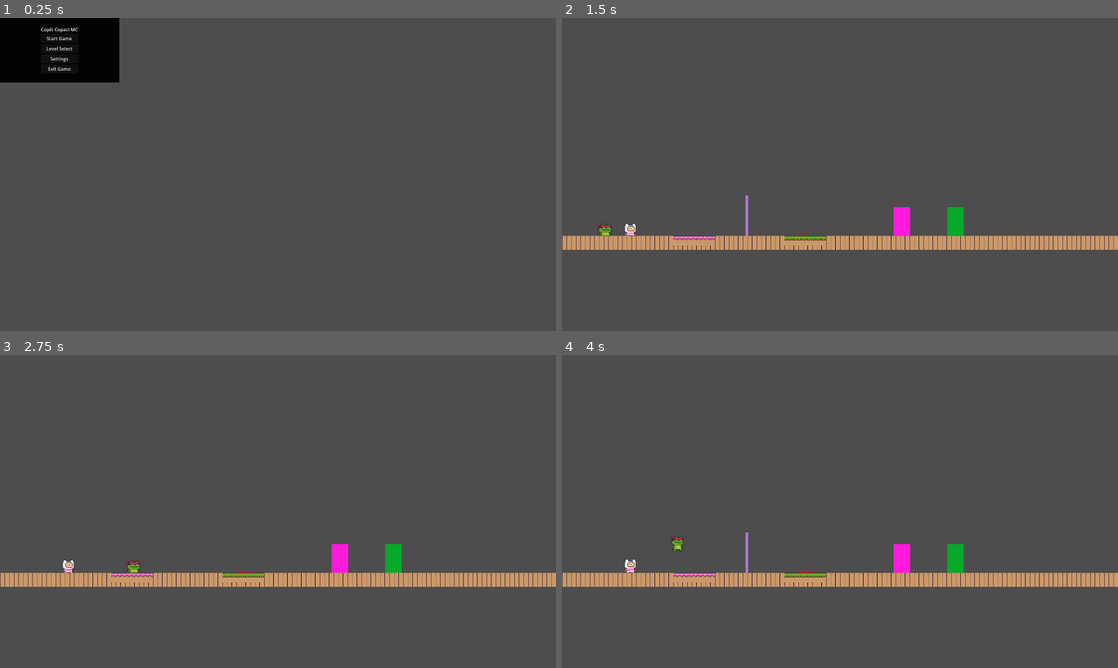
Above: before the commit, frames 1-4 (two rows, left to right).
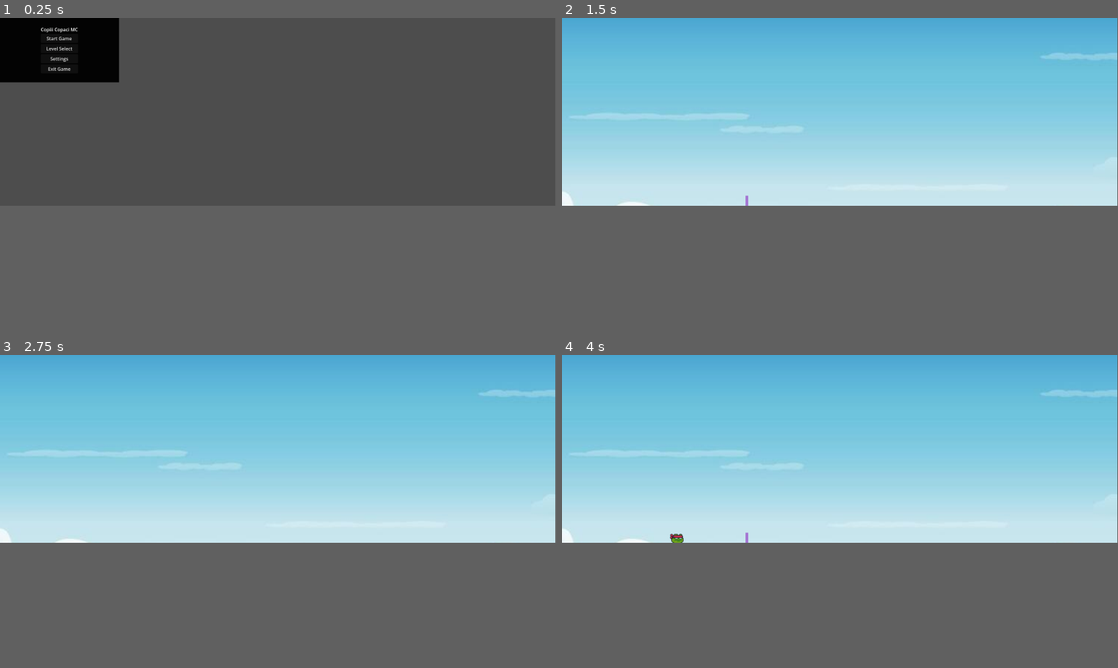
Above: after the commit, the same moments.

Repository: DarknessChosen/ISW_Joc_2D
Game: Godot game, scene res://scenes/ui/MainMenu.tscn
Two runs of this game, one before a commit and one after it. Both use one fixed random seed, a clock stepped at 60 frames per second and the inputs below.
Inputs:
- Up to frame 1 (0.25 s): no input
- Up to frame 2 (1.5 s): click "Start Game" at 0.5 s; hold D (p1_right) from 1.28 s (still down); tap Down (p2_down) at 1.35 s
- Up to frame 3 (2.75 s): keep holding D (p1_right); tap W (p1_jump) at 1.52, 2.27 s; tap Down (p2_down) at 2.1 s
- Up to frame 4 (4 s): release D (p1_right) at 2.78 s; hold A (p1_left) 2.78-3.53 s; tap Down (p2_down) at 2.85, 3.6 s; hold D (p1_right) from 3.53 s (still down); tap W (p1_jump) at 3.77 s
In our replay, the window is 800x450 before the commit and 799x270 after it. These sizes can differ from the game's own. Grey fills any space a smaller window leaves; there, only what the larger window draws over its background counts as a difference.

The runs differ from the first frame. In frame 1, less than 0.1% of the frame differs, in the area x 7-22%, y 0-21%; in frame 2, 65%, in the area x 0-100%, y 0-75%; in frame 3, 65%; in frame 4, 65%.

Commit message:
Add background

Diff:
--- a/project.godot
+++ b/project.godot
@@ -22,8 +22,6 @@
 [display]
 
 window/size/viewport_width=1920
-window/size/viewport_height=1080
-window/stretch/mode="viewport"
 
 [input]
 
--- a/scenes/levels/Level01.tscn
+++ b/scenes/levels/Level01.tscn
@@ -8,6 +8,7 @@
 [ext_resource type="PackedScene" uid="uid://c1bw6xnhnowju" path="res://scenes/objects/ExitGate.tscn" id="6_dr6w0"]
 [ext_resource type="PackedScene" uid="uid://cykgq1pdaxdu6" path="res://scenes/ui/PauseMenu.tscn" id="7_uq7hp"]
 [ext_resource type="Texture2D" uid="uid://0y5ndf684bem" path="res://assets/tilesets/Terrain (16x16).png" id="8_n4om3"]
+[ext_resource type="Texture2D" uid="uid://cafhxnlmyiabt" path="res://assets/backgrounds/blue-sky-background-in-sunny-bright-day-vector.jpg" id="9_dthn1"]
 
 [sub_resource type="RectangleShape2D" id="RectangleShape2D_xjwk6"]
 size = Vector2(1563, 30)
@@ -186,7 +187,7 @@
 [node name="GroundVisual" type="Polygon2D" parent="Ground" unique_id=946175824]
 position = Vector2(1, 15)
 color = Color(0.26988637, 0.546875, 0.546875, 1)
-polygon = PackedVector2Array(-298, -14, 1265, -14, 1265, 16, -298, 16)
+polygon = PackedVector2Array(-298, -14, 546.51654, -13.999939, 1265, -14, 1265, 16, -298, 16)
 
 [node name="Player1" parent="." unique_id=1601139009 instance=ExtResource("2_uq7hp")]
 position = Vector2(98, 687)
@@ -203,15 +204,15 @@
 position = Vector2(536, 767)
 
 [node name="Hazard water" parent="." unique_id=1094818628 instance=ExtResource("3_n4om3")]
-position = Vector2(915, 768)
+position = Vector2(911, 770)
 hazard_type = "water"
 
 [node name="Button" parent="." unique_id=892329458 instance=ExtResource("4_dthn1")]
-position = Vector2(458, 754)
+position = Vector2(458, 749)
 door_path = NodePath("../Door")
 
 [node name="Button2" parent="." unique_id=1856711797 instance=ExtResource("4_dthn1")]
-position = Vector2(834, 753)
+position = Vector2(838, 749)
 door_path = NodePath("../Door")
 
 [node name="Door" parent="." unique_id=730554011 instance=ExtResource("5_dxxhj")]
@@ -233,3 +234,11 @@
 layer_0/tile_data = PackedInt32Array(3080194, 393216, 9, 3080195, 393216, 9, 3080196, 393216, 9, 3080197, 393216, 9, 30 …(7117 unchanged characters)…
 layer_1/name = "Ground"
 layer_2/name = "Decor"
+
+[node name="Parallax2D" type="Parallax2D" parent="." unique_id=1053225191]
+
+[node name="Sprite2D" type="Sprite2D" parent="Parallax2D" unique_id=1866012254]
+z_index = -10
+position = Vector2(963.5, 402)
+scale = Vector2(2.566, 3)
+texture = ExtResource("9_dthn1")
--- a/scenes/players/Player.tscn
+++ b/scenes/players/Player.tscn
@@ -10,8 +10,9 @@
 [ext_resource type="Texture2D" uid="uid://lgun675vd1j8" path="res://assets/sprites/ninja_frog/Jump (32x32).png" id="8_6bi8e"]
 [ext_resource type="Texture2D" uid="uid://bwbh8e1aw20kr" path="res://assets/sprites/ninja_frog/Run (32x32).png" id="9_gyri4"]
 
-[sub_resource type="RectangleShape2D" id="RectangleShape2D_vodpx"]
-size = Vector2(56, 54)
+[sub_resource type="CapsuleShape2D" id="CapsuleShape2D_shwb6"]
+radius = 17.0
+height = 70.0
 
 [sub_resource type="AtlasTexture" id="AtlasTexture_shwb6"]
 atlas = ExtResource("2_smcha")
@@ -414,7 +415,7 @@
 
 [node name="CollisionShape2D" type="CollisionShape2D" parent="." unique_id=1584689089]
 position = Vector2(0, -1)
-shape = SubResource("RectangleShape2D_vodpx")
+shape = SubResource("CapsuleShape2D_shwb6")
 
 [node name="SpriteFire" type="AnimatedSprite2D" parent="." unique_id=2042726868]
 scale = Vector2(2, 2)
--- a/scripts/systems/button.gd
+++ b/scripts/systems/button.gd
@@ -43,5 +43,9 @@
 func _update_button_visual() -> void:
 	if pressed_bodies > 0:
 		visual.color = Color(0.984, 0.902, 0.2, 1.0)
+		# AM ADĂUGAT AICI: Mută desenul în jos cu 4 pixeli pentru iluzia de apăsare
+		visual.position.y = 4
 	else:
 		visual.color = Color(1.0, 0.0, 0.118, 1.0)
+		# AM ADĂUGAT AICI: Ridică desenul înapoi la poziția zero când jucătorul pleacă
+		visual.position.y = 0
Binary file added: assets/backgrounds/blue-sky-background-in-sunny-bright-day-vector.jpg
Not shown, added: assets/backgrounds/blue-sky-background-in-sunny-bright-day-vector.jpg.import
